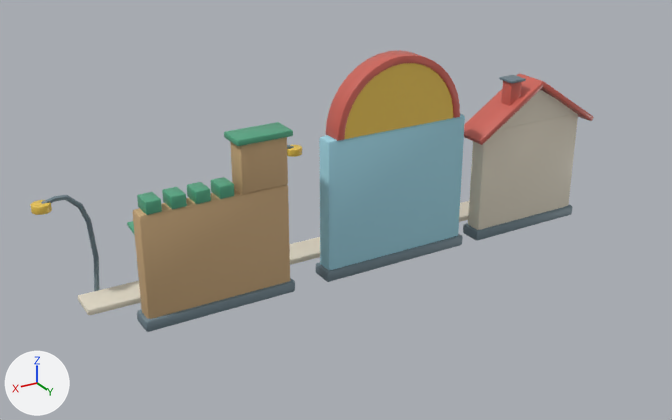
Two versions of the glTF model outputs/assets/playroom/playroom-child-town-pack.glb, one commit apart.
Camera for both pictures: a camera (50 mm lens) standing at (16.8, 25.7, 15.4) and looking at (1.4, -0.1, 2.5). The axes (+X, +Y, +Z) are drawn at lower left. The lights are the same throughout. The picture after the commit comes second. Where no turn or scale is listed for an object, it has been applied to the vertices. Vertices at exactly the same position are counted once.

Names of what the first picture shows: 'Clean aged cream vinyl.001', 'Painted maintenance steel', 'Pale sealed wood', 'Sky wallpaper face', 'Soft green plastic.001', 'Sun-faded red plastic.001', 'Worn warm yellow plastic.001'.
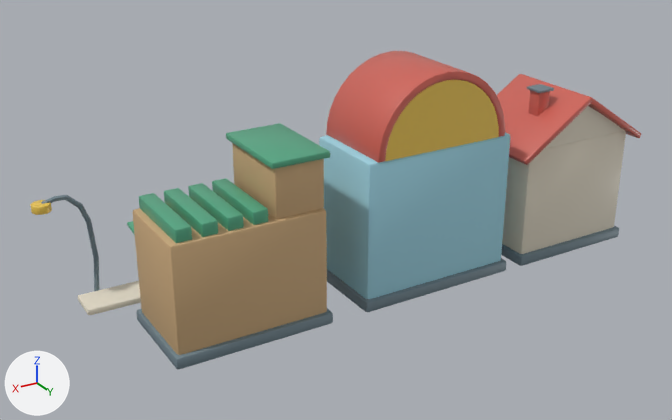
Where the newer file only moved an object's origin or applied its transform, the numbers keep the older frame.

The change, as a list of edits to the scene's bpy script:
```text
Change me_円柱_005:
    remove me_円柱_005.from_pydata(...)  # 558 vertices, 1068 faces; spans x -2.1..18.0, y -1.5..1.6, z -2.7..3.0
    add me_円柱_005.from_pydata(...)  # 558 vertices, 1068 faces; spans x -2.1..18.0, y -1.5..4.1, z -2.7..3.0
    me_円柱_005 part 1: all 31 vertices in x -1.7..3.2, y 1.5..1.6, z -2.7..3.0 are moved by (0.0, 2.5, 0.0)
Change me_awning_brace:
    remove me_awning_brace.from_pydata(...)  # 374 vertices, 672 faces; spans x -9.7..10.7, y -3.5..0.5, z 0.0..6.2
    add me_awning_brace.from_pydata(...)  # 374 vertices, 672 faces; spans x -9.7..10.7, y -3.5..3.0, z 0.0..6.2
    me_awning_brace part 2: the loose piece of 56 vertices spanning x -6.5..-5.8, y -0.2..0.5, z 6.1..6.2 is moved by (0.0, 1.5, 0.0)
    me_awning_brace part 3: all 84 vertices in x -9.7..8.7, y 0.4, z 0.0..0.4 are moved by (0.0, 2.6, 0.0)
Change me_立方体_030:
    remove me_立方体_030.from_pydata(...)  # 112 vertices, 216 faces; spans x -0.9..4.3, y -0.4..0.4, z -4.84..0.86
    add me_立方体_030.from_pydata(...)  # 112 vertices, 216 faces; spans x -2.6..2.6, y -1.6..1.6, z -2.0..3.7
    me_立方体_030 part 4: 112 of 112 vertices moved; they spanned x -0.9..4.3, y -0.4..0.4, z -4.84..0.86 and now span x -2.6..2.6, y -1.6..1.6, z -2.0..3.7; mean shift (-1.7, 0.0, 2.84)
Change me_立方体_023:
    remove me_立方体_023.from_pydata(...)  # 56 vertices, 108 faces; spans x -2.9..2.9, y -0.35..0.35, z -2.6..2.6
    add me_立方体_023.from_pydata(...)  # 56 vertices, 108 faces; spans x -2.9..2.9, y -0.35..2.85, z -2.6..2.6
    me_立方体_023 part 5: all 28 vertices in x -2.9..2.9, y 0.23..0.35, z -2.6..2.6 are moved by (0.0, 2.5, 0.0)
Change me_立方体_039:
    remove me_立方体_039.from_pydata(...)  # 392 vertices, 756 faces; spans x -3.7..1.4, y -0.62..1.48, z -1.62..3.02
    add me_立方体_039.from_pydata(...)  # 392 vertices, 756 faces; spans x -3.7..1.4, y -0.62..3.83, z -1.62..3.02
    me_立方体_039 part 6: all 112 vertices in x -1.61..1.37, y 1.28..1.33, z 1.1..1.54 are moved by (0.0, 2.37, 0.0)
    me_立方体_039 part 7: all 28 vertices in x -3.7..-1.7, y 1.42..1.48, z 2.8..3.02 are moved by (0.0, 2.35, 0.0)
    other edits to the shape of me_立方体_039 do not show in these pictures
Change me_円柱_004:
    remove me_円柱_004.from_pydata(...)  # 1160 vertices, 2260 faces; spans x -1.62..10.03, y -0.03..1.97, z -2.31..5.04
    add me_円柱_004.from_pydata(...)  # 1160 vertices, 2260 faces; spans x -1.62..10.03, y -0.03..4.42, z -2.31..5.04
    me_円柱_004 part 8: the loose piece of 56 vertices spanning x 2.04..2.56, y 1.16..1.68, z 2.23..3.43 is moved by (0.0, 1.5, 0.0)
    me_円柱_004 part 9: 82 of the vertices in x 3.97..10.03, y 1.64..1.97, z 1.33..5.04 are moved by (0.0, 2.45, 0.0)
    me_円柱_004 part 10: 28 of the vertices in x 1.16..1.34, y 1.91..1.97, z 3.14..3.33 are moved by (0.0, 2.45, 0.0)
    me_円柱_004 part 11: 14 of the vertices in x -1.62..-1.47, y 1.91..1.97, z 1.33..1.52 are moved by (0.0, 2.45, 0.0)
    me_円柱_004 part 12: 62 of the vertices in x 4.89..10.01, y 1.67..1.69, z 2.48..5.03 are moved by (0.0, 2.46, 0.0)
    other edits to the shape of me_円柱_004 do not show in these pictures
Change me_barrel_canopy:
    remove me_barrel_canopy.from_pydata(...)  # 370 vertices, 720 faces; spans x -7.2..12.1, y -3.4..0.7, z 0.0..4.8
    add me_barrel_canopy.from_pydata(...)  # 370 vertices, 720 faces; spans x -7.2..12.1, y -3.4..3.2, z 0.0..4.8
    me_barrel_canopy part 13: all 19 vertices in x -2.3..2.3, y 0.7, z 2.5..4.8 are moved by (0.0, 2.5, 0.0)
Change ob_pale_sealed_wood:
    ob_pale_sealed_wood.location: (4.3, 0.0, 4.84) -> (6.0, 1.25, 2.0)
```

Changed parts and their boxes (x1, y1, x2, y2) in the pictures (672 x 420 px; the box of a moved part takes in the faces that stretch with it):
'Pale sealed wood', reshaped, moved (23% wider, 16% taller)
    before: (133, 137, 290, 319)
    after: (133, 143, 327, 355)
'Sky wallpaper face', reshaped
    before: (319, 114, 465, 270)
    after: (319, 132, 510, 299)
'Clean aged cream vinyl.001', reshaped (10% wider, 7% shorter)
    before: (78, 90, 578, 315)
    after: (78, 106, 626, 315)
'Sun-faded red plastic.001', reshaped
    before: (326, 50, 593, 145)
    after: (326, 51, 641, 165)
'Painted maintenance steel', reshaped (9% wider, 11% taller)
    before: (41, 75, 573, 332)
    after: (41, 84, 619, 369)
'Worn warm yellow plastic.001', reshaped
    before: (31, 63, 453, 215)
    after: (31, 80, 499, 215)
'Soft green plastic.001', reshaped (22% wider, 6% taller)
    before: (127, 122, 293, 235)
    after: (127, 123, 330, 243)
part 1 of me_円柱_005, moved or reshaped
    before: (469, 90, 578, 230)
    after: (502, 106, 626, 254)
part 2 of me_awning_brace, moved or reshaped
    before: (499, 75, 526, 84)
    after: (527, 84, 554, 93)
part 3 of me_awning_brace, moved or reshaped
    before: (137, 205, 573, 332)
    after: (136, 226, 619, 369)
part 5 of me_立方体_023, moved or reshaped
    before: (320, 114, 465, 270)
    after: (320, 132, 510, 299)
part 6 of me_立方体_039, moved or reshaped
    before: (137, 177, 234, 215)
    after: (139, 178, 268, 243)
part 7 of me_立方体_039, moved or reshaped
    before: (224, 122, 293, 146)
    after: (226, 123, 330, 169)
part 8 of me_円柱_004, moved or reshaped
    before: (501, 81, 522, 111)
    after: (528, 90, 550, 116)
part 9 of me_円柱_004, moved or reshaped
    before: (326, 74, 518, 145)
    after: (327, 75, 528, 165)
part 10 of me_円柱_004, moved or reshaped
    before: (480, 74, 544, 143)
    after: (519, 74, 592, 164)
part 11 of me_円柱_004, moved or reshaped
    before: (540, 82, 593, 121)
    after: (588, 98, 641, 138)
part 12 of me_円柱_004, moved or reshaped
    before: (337, 55, 460, 141)
    after: (378, 71, 505, 163)
part 13 of me_barrel_canopy, moved or reshaped
    before: (345, 63, 453, 139)
    after: (385, 80, 499, 161)
